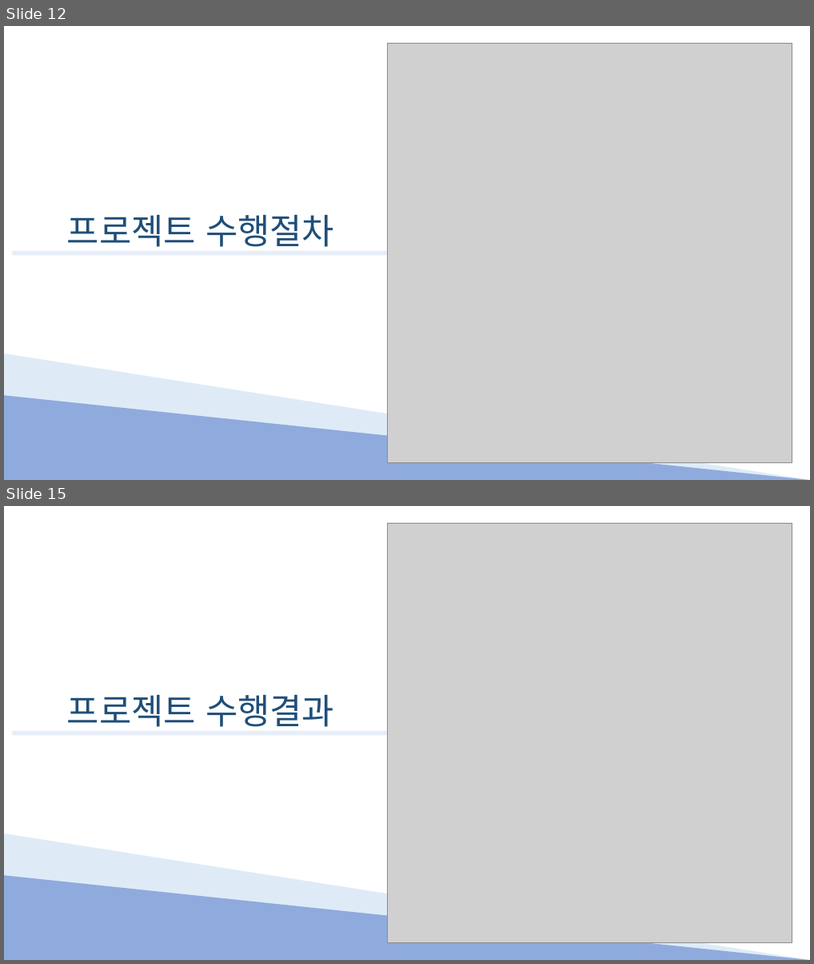
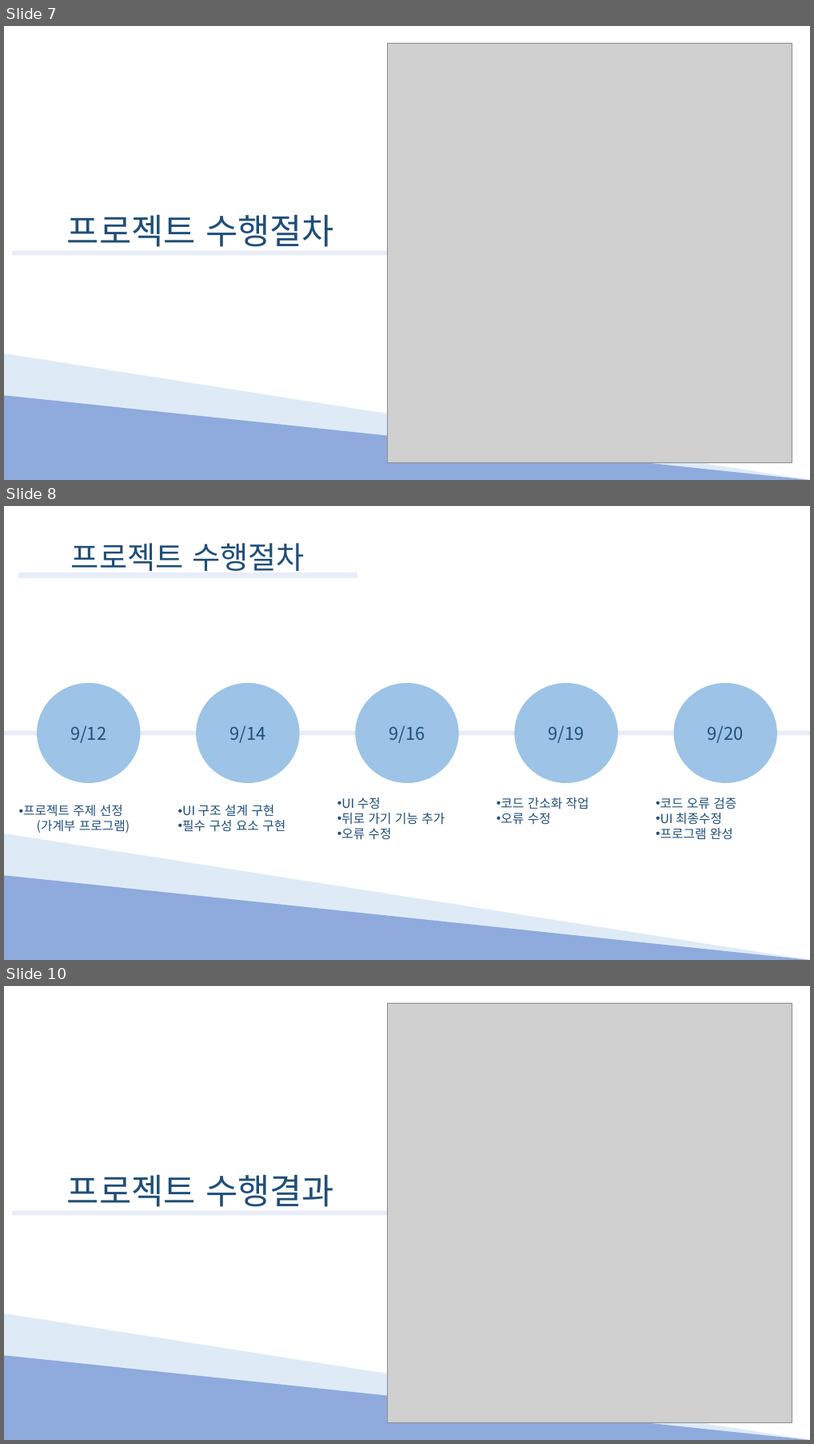
Before and after one commit to Hyno2/C-project, a slide deck: PPT/System.pptx. Shown one above the other, each under a label of ours: slides 12 and 15 before the commit, slides 7, 8 and 10 after it; the slides between them are not shown. The pictures are 814x964 and 814x1444 pixels, drawn with LibreOffice and Linux fonts; fonts in the diff are those of the drawing; grey boxes stand for pictures. Boxes give left, top, right and bottom in pixels: in the first picture for what was removed or moved away, otherwise in the second. Text is boxed around its words. In the diff, an @@ line names an element or a change of style, - is before the commit and + after.

```diff
--- a/PPT/System.pptx
+++ b/PPT/System.pptx
@@ slide 8 added at (4, 506, 810, 960), background #FFFFFF @@
@@ text added at (71, 543, 305, 571), 43.7 pt, text #1F4E79 @@
+프로젝트 수행절차
@@ rectangle added at (18, 572, 358, 578), fill #E7EDF9 @@
@@ group added at (37, 683, 777, 783): 5 ellipses @@
+9/12
+9/14
+9/16
+9/19
+9/20
@@ rectangle added at (4, 731, 810, 735), fill #E7EDF9 @@
@@ text added at (23, 804, 130, 832), 18 pt, text #1F4E79 @@
+• 프로젝트 주제 선정
+  (가계부 프로그램)
@@ text added at (182, 804, 286, 832), 18 pt, text #1F4E79 @@
+• UI 구조 설계 구현
+• 필수 구성 요소 구현
@@ text added at (342, 797, 445, 840), 18 pt, text #1F4E79 @@
+• UI 수정
+• 뒤로 가기 기능 추가
+• 오류 수정
@@ text added at (501, 797, 590, 824), 18 pt, text #1F4E79 @@
+• 코드 간소화 작업
+• 오류 수정
@@ text added at (661, 797, 737, 839), 18 pt, text #1F4E79 @@
+• 코드 오류 검증
+• UI 최종수정
+• 프로그램 완성
@@ right triangle added at (4, 833, 810, 960), fill #DEEBF7 @@
@@ right triangle added at (4, 875, 810, 960), fill #8FAADC @@
@@ what was slide 12 is now slide 7 @@
@@ what was slide 15 is now slide 10 @@
```
Also in this commit, not shown: 9 slides changed, 2 other slides added, 15 slides removed.
